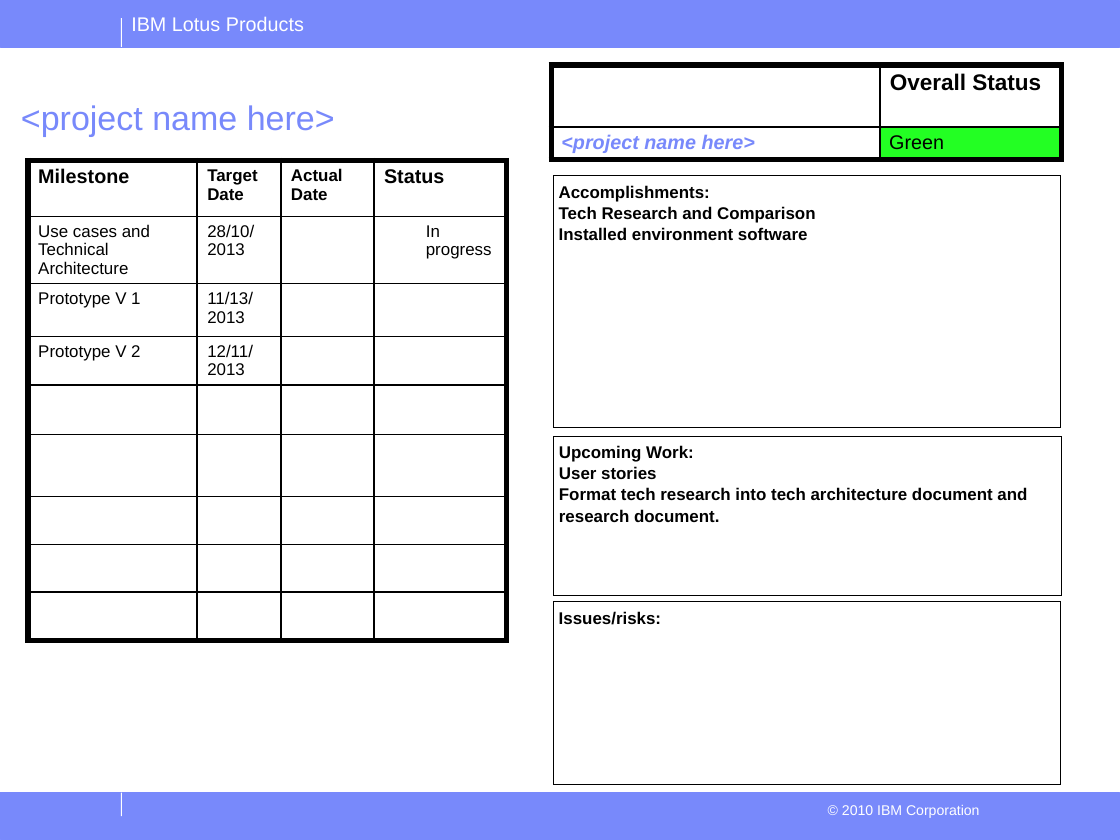
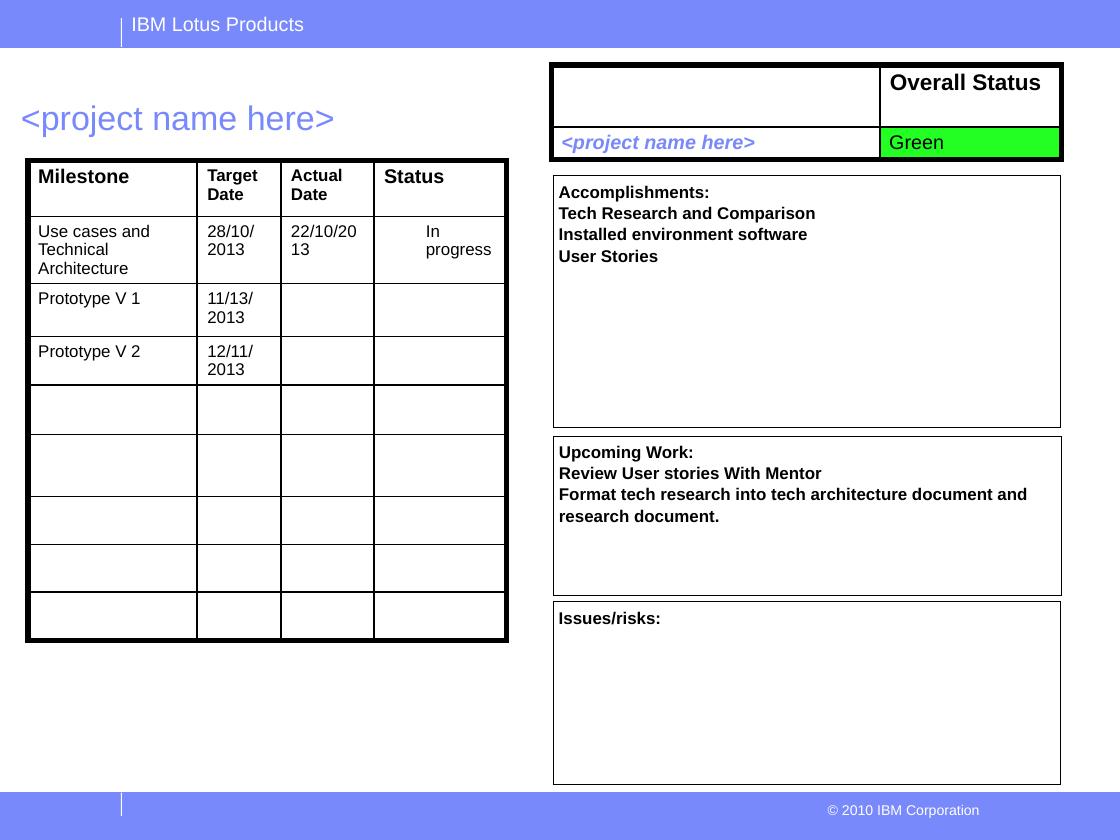
Before and after one commit to smur89/IBM-CD-Dashboard, a slide deck: slide 1 of Documentation/Project Status reports.odp. Drawn at 1120x840 pixels with LibreOffice and Linux fonts; fonts in the diff are those of the drawing; background and template pictures are left out. Boxes give left, top, right and bottom in pixels: in the first picture for what was removed or moved away, otherwise in the second. Text is boxed around its words. In the diff, an @@ line names an element or a change of style, - is before the commit and + after.

```diff
--- a/Documentation/Project Status reports.odp
+++ b/Documentation/Project Status reports.odp
@@ table at (x1=28, y1=161, x2=506, y2=640) @@
-row 2, column 3: 
+row 2, column 3: 22/10/2013
@@ text in rectangle at (x1=559, y1=249, x2=658, y2=262): paragraph added @@
+User Stories
@@ text in rectangle at (x1=559, y1=466, x2=821, y2=479): text changed @@
-User stories
+Review User stories With Mentor
```
